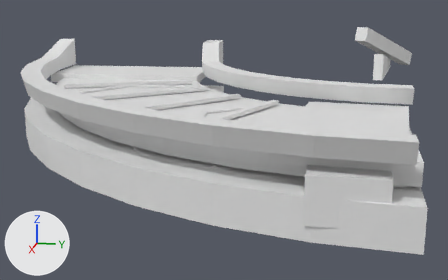
Two versions of the glTF model assets/source/infrastructure/directorate/conveyors/models/curve_90_right/critical_lod1.glb, one commit apart.
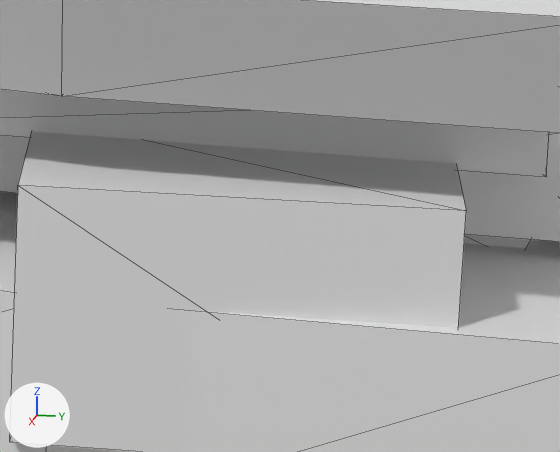
Each version appears first whole from a camera (50 mm lens) standing at (0.5502, -0.0342, 0.3963) and looking at (0.1332, -0.1176, 0.292), and next in a close-up on the part from 67% to 92% of the width and 50% to 81% of the height. The lights are fixed; the arrows at lower left show +X, +Y and +Z. The last two pictures show the newer version. The close-ups show mesh edges as thin lines. Vertices at exactly the same position are counted once.

Script lines for the objects in view, before the commit:
```python
me_critical_lod1 = bpy.data.meshes.new('critical_lod1')
me_critical_lod1.from_pydata(...)  # 416 vertices, 728 faces; spans x -0.045..0.303, y -0.3..0.022, z 0.289..0.365
ob_critical_lod1 = bpy.data.objects.new('critical_lod1', me_critical_lod1)
ob_critical_lod1.location = (0.0, 0.0, 0.0)
```
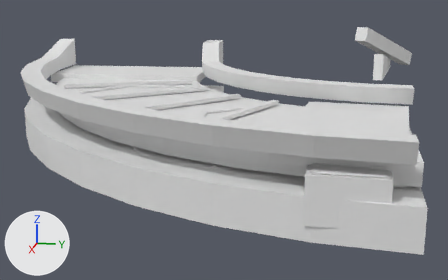
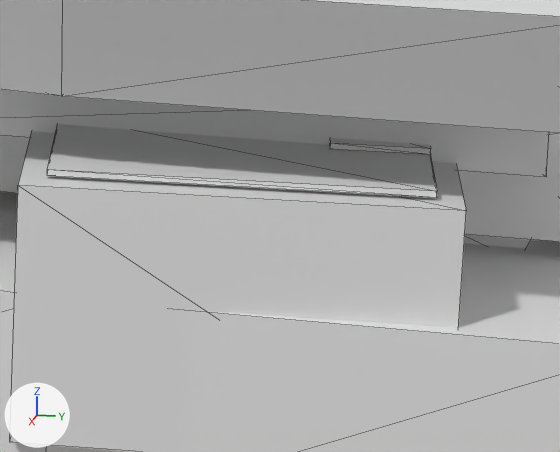
Boxes [x1, y1, x2, y2] around the edits, measured in the close-ups (560 x 452 px):
part 1 of me_critical_lod1, added: after [47, 124, 437, 198]
part 2 of me_critical_lod1, added: after [330, 138, 431, 155]

Patch to the scene script:
```diff
--- a/assets/source/infrastructure/directorate/conveyors/models/curve_90_right/critical_lod1.glb.py
+++ b/assets/source/infrastructure/directorate/conveyors/models/curve_90_right/critical_lod1.glb.py
@@ me_critical_lod1 @@
 # used by ob_critical_lod1; location = (0.0, 0.0, 0.0)
-me_critical_lod1.from_pydata(...)  # 416 vertices, 728 faces; spans x -0.045..0.303, y -0.3..0.022, z 0.289..0.365
+me_critical_lod1.from_pydata(...)  # 432 vertices, 752 faces; spans x -0.045..0.303, y -0.3..0.022, z 0.289..0.365
+# me_critical_lod1 part 1: a new loose piece, a box spanning x 0.27778..0.295, y -0.04778..-0.01611, z 0.31972..0.32028
+# me_critical_lod1 part 2: a new loose piece, a box spanning x 0.27778..0.28444, y -0.02444..-0.01611, z 0.32033..0.32089
```
